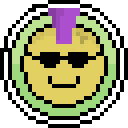
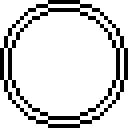
Comparing the layer stacks of the two 128x128 images. Changes:
hid "Layer 5" over [48, 76, 80, 88]
hid "Layer 4" over [28, 8, 100, 68]
hid "Layer 3" over [20, 20, 108, 108]
hid "Layer 8" over [12, 12, 116, 116]
painted on "Layer 2" over [4, 4, 96, 92]
